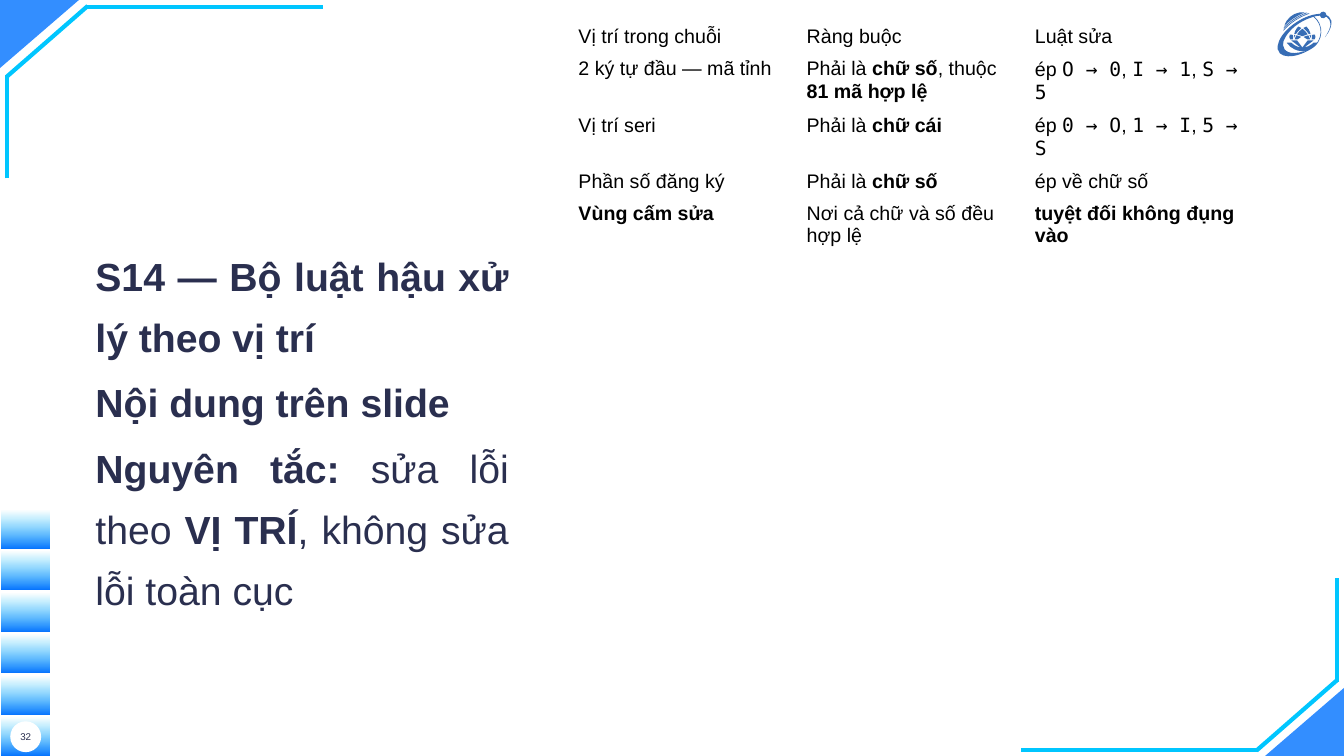
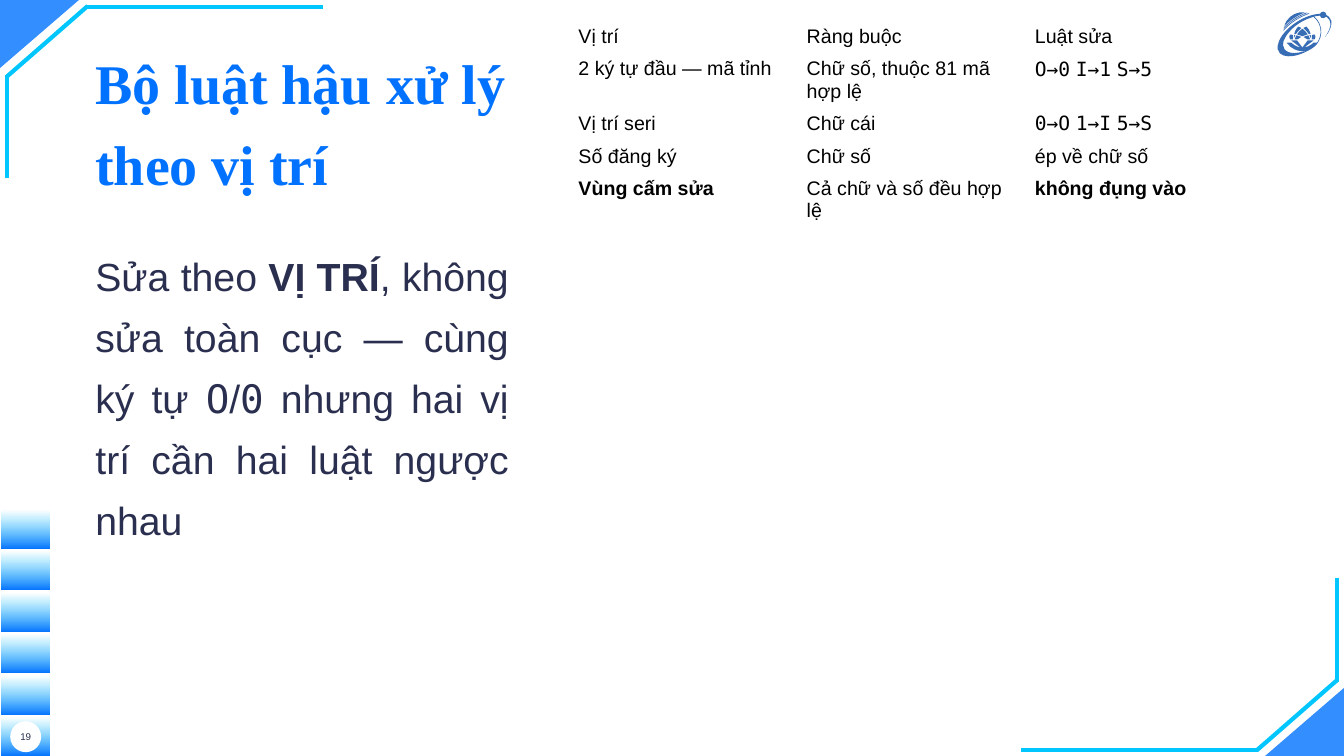
Before and after one commit to hieunguyen2604/alpr-do-an-mon-hoc, a slide deck: slide 19 of docs/slides/slides.pptx (slide 32 before the commit). Drawn at 1344x756 pixels with LibreOffice and Linux fonts; fonts in the diff are those of the drawing; background and template pictures are left out. Boxes give left, top, right and bottom in pixels: in the first picture for what was removed or moved away, otherwise in the second. Text is boxed around its words. In the diff, an @@ line names an element or a change of style, - is before the commit and + after.

```diff
--- a/docs/slides/slides.pptx
+++ b/docs/slides/slides.pptx
@@ table at [569,21,1252,680] @@
-row 1, column 1: Vị trí trong chuỗi
+row 1, column 1: Vị trí
-row 2, column 2: Phải là chữ số, thuộc 81 mã hợp lệ
+row 2, column 2: Chữ số, thuộc 81 mã hợp lệ
-row 2, column 3: ép O → 0, I → 1, S → 5
+row 2, column 3: O→0 I→1 S→5
-row 3, column 2: Phải là chữ cái
+row 3, column 2: Chữ cái
-row 3, column 3: ép 0 → O, 1 → I, 5 → S
+row 3, column 3: 0→O 1→I 5→S
-row 4, column 1: Phần số đăng ký
+row 4, column 1: Số đăng ký
-row 4, column 2: Phải là chữ số
+row 4, column 2: Chữ số
-row 5, column 2: Nơi cả chữ và số đều hợp lệ
+row 5, column 2: Cả chữ và số đều hợp lệ
-row 5, column 3: tuyệt đối không đụng vào
+row 5, column 3: không đụng vào
@@ title added at [95,64,506,195], 40 pt, text #0072FF, bold @@
+Bộ luật hậu xử lý theo vị trí
@@ text at [95,260,509,536]: text changed; bold off @@
-S14 — Bộ luật hậu xử lý theo vị trí
-Nội dung trên slide
-Nguyên tắc: sửa lỗi theo VỊ TRÍ, không sửa lỗi toàn cục
+Sửa theo VỊ TRÍ, không sửa toàn cục — cùng ký tự O/0 nhưng hai vị trí cần hai luật ngược nhau
@@ page number at [20,733,31,740]: text changed @@
-32
+19
```
Also in this commit, not shown: 18 other slides changed, 9 slides added, 32 slides removed, 5 other files.
